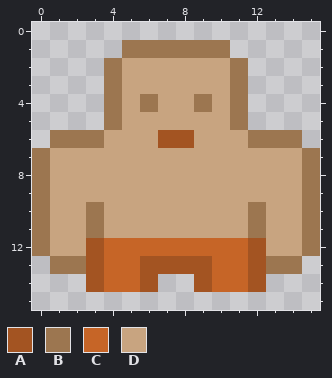
Two states of a pixel-art sprite, Bunji/sprites/C2.png. Above is the file before it was changed.
The file is 16x16 pixels.
Palette (. is transparent): A #a35422  B #9c7650  C #c66527  D #c8a480
The result:
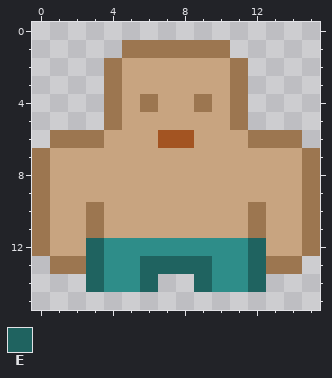
Colours new in this view: E #1f6360
Change:
colour C: #c66527 -> #2e8d89
y 12: x 3 A -> E; x 12 A -> E
y 13: x 3 A -> E; x 6..9 AAAA -> EEEE; x 12 A -> E
y 14: x 3 A -> E; x 6 A -> E; x 9 A -> E; x 12 A -> E
